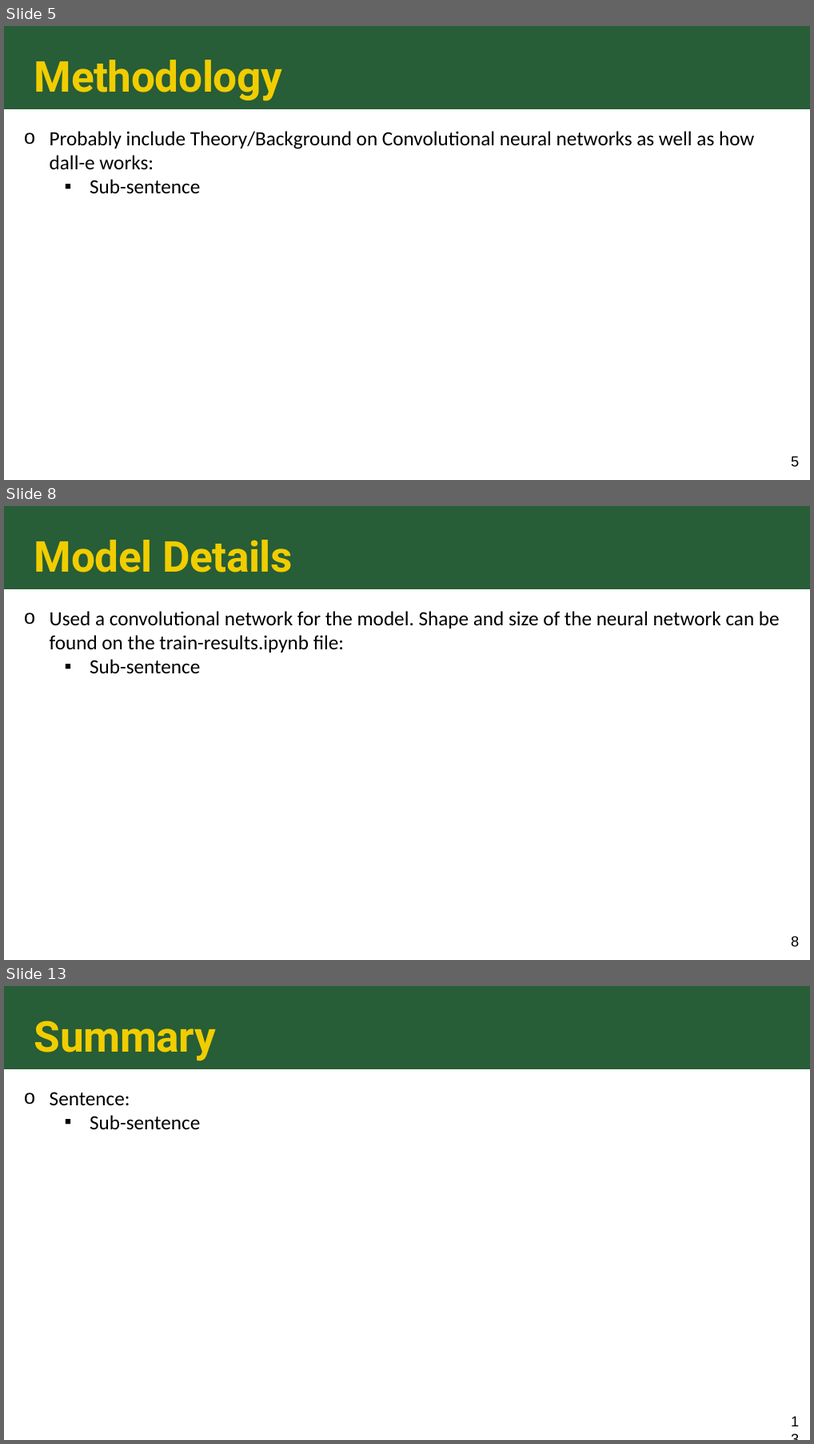
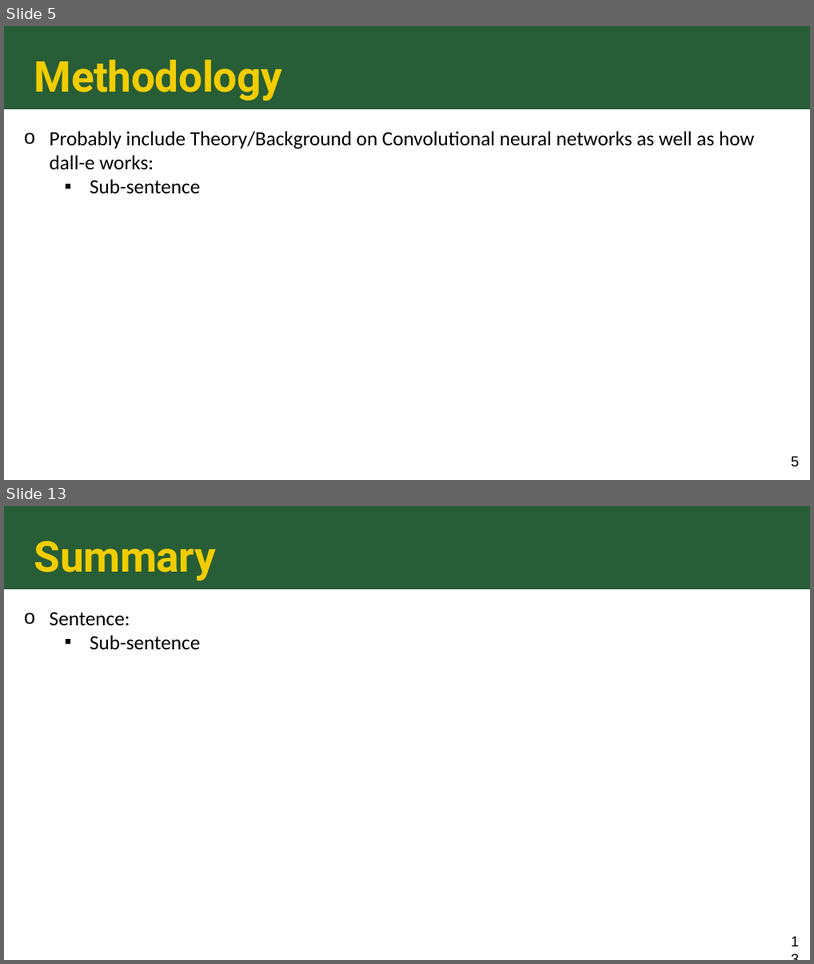
Before and after one commit to riskiha/DALL-E-Classifier, a slide deck: STAT 541 - Clusterfunc - Final Project Slides.pptx. Shown one above the other, each under a label of ours: slides 5, 8 and 13 before the commit, slides 5 and 13 after it; the slides between them are not shown. The pictures are 814x1444 and 814x964 pixels, drawn with LibreOffice and Linux fonts; fonts in the diff are those of the drawing. Boxes give left, top, right and bottom in pixels: in the first picture for what was removed or moved away, otherwise in the second. Text is boxed around its words. In the diff, an @@ line names an element or a change of style, - is before the commit and + after.

```diff
--- a/STAT 541 - Clusterfunc - Final Project Slides.pptx
+++ b/STAT 541 - Clusterfunc - Final Project Slides.pptx
@@ slide 8 removed at box(4, 506, 810, 960), background #FFFFFF; not listed: 1 template element that a slide beside it also shows @@
@@ title removed at box(34, 540, 293, 572) @@
-Model Details
@@ text removed at box(50, 611, 780, 674) @@
-o Used a convolutional network for the model. Shape and size of the neural network can be found on the train-results.ipynb file:
-  ▪ Sub-sentence
@@ page number removed at box(791, 936, 799, 946) @@
-8
```
Also in this commit, not shown: 3 slides changed, 4 slides added, 3 other slides removed.
